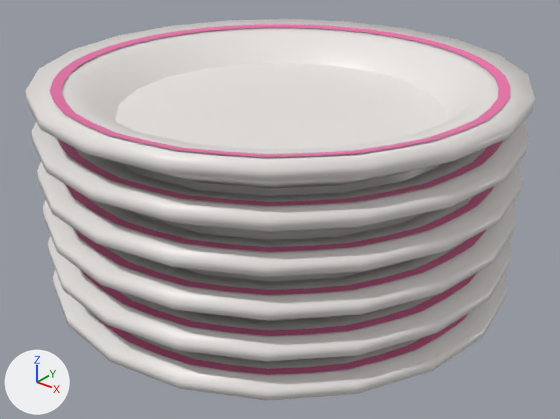
Before and after pictures for a commit that changed the glTF model assets/scene/models/PlateDisplay.glb.
Before and after are seen from a 50 mm lens placed at (0.711, -0.89, 0.69), pointed at (0.011, -0.014, 0.147). The axes (+X, +Y, +Z) are drawn at lower left. The lights are the same throughout. The picture after the commit comes second. Objects named as collision shapes, trigger or cutter boxes, shadow casters or lower levels of detail are left out. Where no turn or scale is listed for an object, it has been applied to the vertices. Vertices at exactly the same position are counted once.

Script lines for the objects in view, before the commit:
```python
me_plane_045 = bpy.data.meshes.new('Plane.045')
me_plane_045.from_pydata(...)  # 1100 vertices, 1552 faces; spans x -0.367..0.367, y -0.367..0.367, z 0.0..0.368
me_plane_045.materials.append(mat_specular)  # picture img_textureatlas
ob_platedisplay = bpy.data.objects.new('PlateDisplay', me_plane_045)
ob_platedisplay.location = (0.0, 0.0, 0.0)
```
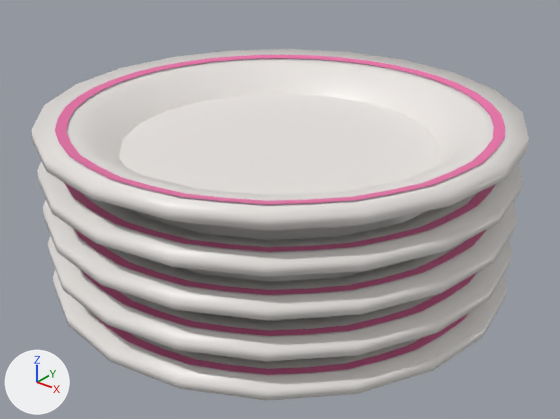
The newer file is also rescaled (x1.2) as a whole; pictures and numbers use the older file's frame.

The change in detail:
me_plane_045 is used by ob_platedisplay; location (0.0, 0.0, 0.0).
me_plane_045 had 1100 vertices, 1552 faces and spanned x -0.367..0.367, y -0.367..0.367, z 0.0..0.368.
me_plane_045 now has 920 vertices, 1312 faces and spans x -0.367..0.367, y -0.367..0.367, z 0.0..0.31.
me_plane_045 part 1: the loose piece of 100 vertices spanning x -0.367..0.367, y -0.367..0.367, z 0.24..0.308 is deleted.
me_plane_045 part 2: the loose piece of 80 vertices spanning x -0.335..0.335, y -0.335..0.335, z 0.302..0.305 is deleted.
Part 3, on me_plane_045:
140 vertices in x -0.367..0.367, y -0.367..0.367, z 0.3..0.368 move by (0.0, 0.0, -0.058).
60 vertices in x -0.335..0.335, y -0.335..0.335, z 0.355..0.365 move by (0.0, 0.0, -0.059).

Changed parts and their boxes [x1, y1, x2, y2] in the pictures (560 x 419 px; the box of a moved part takes in the faces that stretch with it):
'PlateDisplay', reshaped (8% shorter)
    before: [25, 19, 535, 401]
    after: [31, 49, 529, 401]
part 1 of me_plane_045, deleted
    before: [31, 122, 529, 232]
part 2 of me_plane_045, deleted
    before: [58, 139, 504, 206]
part 3 of me_plane_045, moved or reshaped
    before: [25, 19, 535, 321]
    after: [31, 49, 529, 321]
